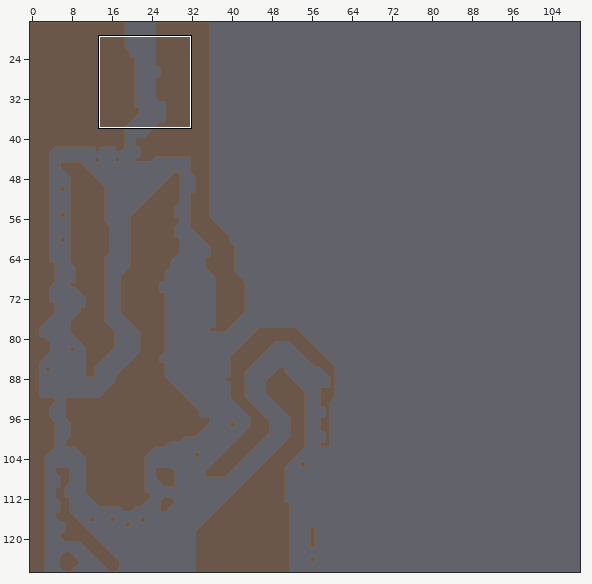
A Tiled map gets an edit: mountain/mountainTilemap.tmx. The first picture is a wide view before the edit; the outline marks the close-up.
Close-up. First the earlier version:
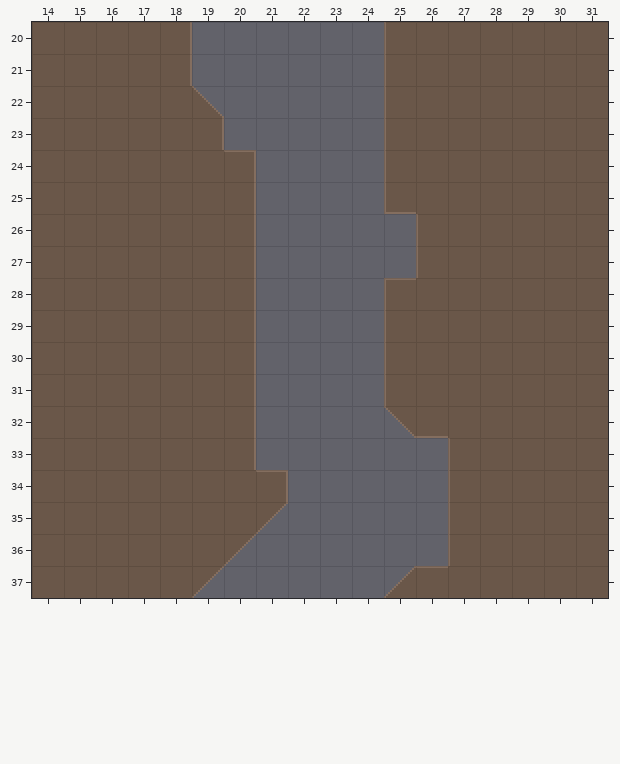
Cells are 16x16 px. Shown: x 14..31, y 20..37. The commit also changed other parts of the map, which this record leaves out.
The result:
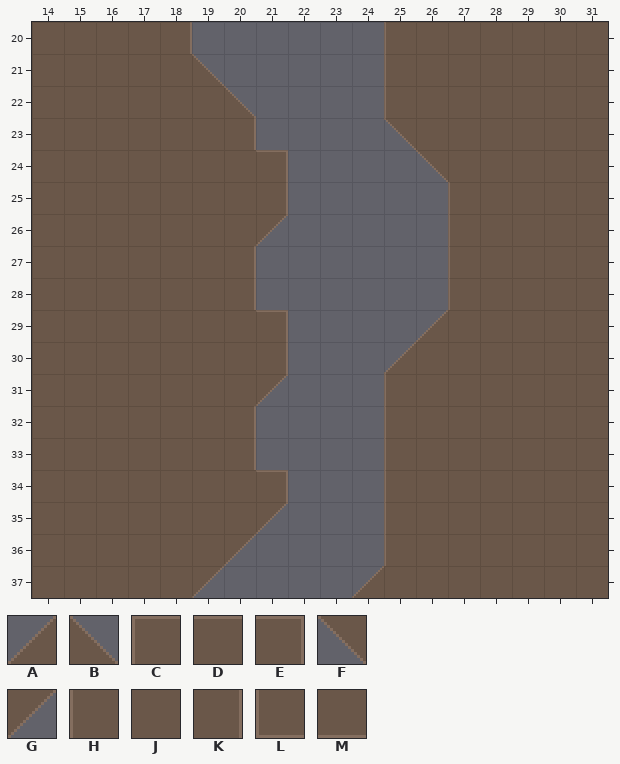
Key: from "forestTileset": A 0, B 1, C 4, D 5, E 6, F 7, G 8, H 11, J 12, K 13, L 18, M 19.
_ is an empty cell, . an unchanged one.
The exact change:
--- layer "Tile Layer 1"
@@ x 18..27 @@
-21 K_........
-22 .B_.......
-23 .K_....H..
-24 ..E_...HJ.
-25 ..K_...LJJ
-26 ..K_....HJ
-27 ........HJ
-28 .......CJJ
-29 ..K_...HJ.
-30 ..K_...H..
-31 ..K_......
-32 .......FM.
-33 .......__H
-34 .......__H
-35 .......__H
-36 .......__H
-37 ......_AD.
+21 JB........
+22 .JB.......
+23 .JK....F..
+24 ..JE..._F.
+25 ..JK...__H
+26 ..JG...._H
+27 ........_H
+28 .......__H
+29 ..JE..._A.
+30 ..JK...A..
+31 ..JG......
+32 .......HJ.
+33 .......HJJ
+34 .......HJJ
+35 .......HJJ
+36 .......HJJ
+37 ......AJJ.
Where, in picture pixels (left, top, right, bottom), the same in both close-ups:
changed: (190, 54, 288, 246)
changed: (384, 120, 450, 372)
changed: (254, 310, 288, 406)
changed: (352, 408, 450, 598)
